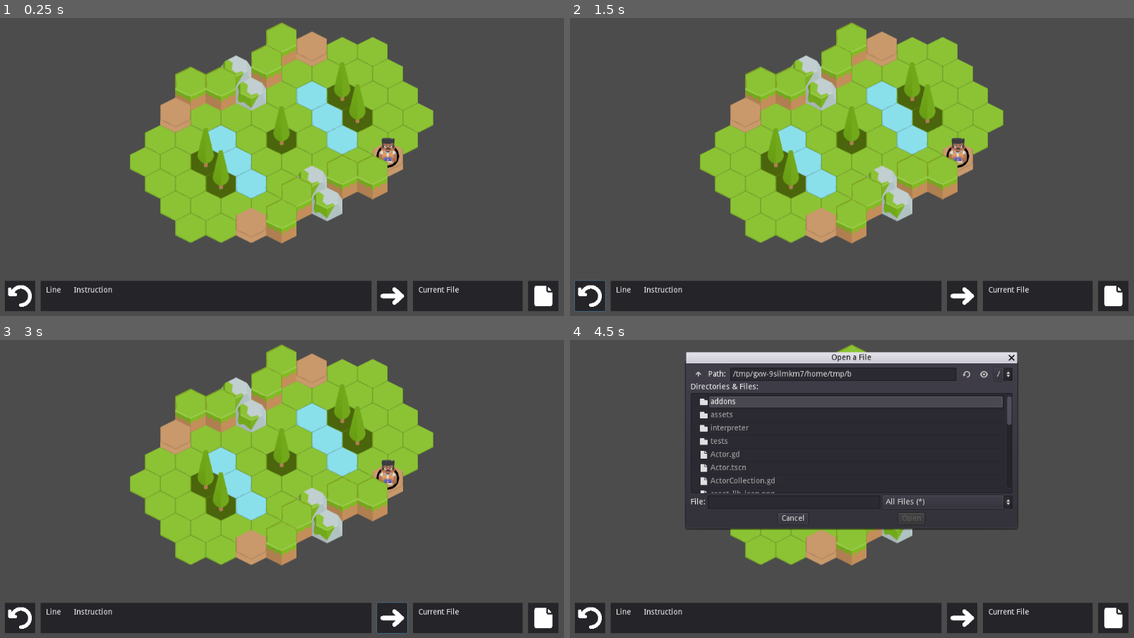
Above: before the commit, frames 1-4 (two rows, left to right).
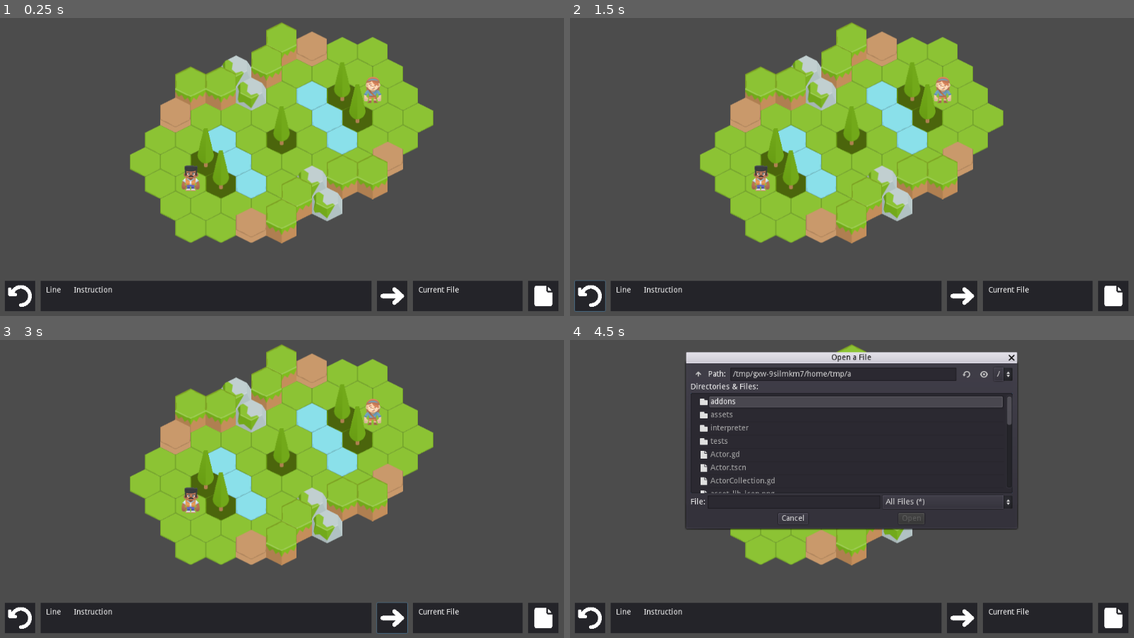
Above: after the commit, the same moments.

Repository: pitrak1/code-battle
Game: Godot game, scene res://Main.tscn
The game is run twice, just before and just after one commit, with the same random seed, the same clock (stepped at 60 frames per second) and the same inputs.
Inputs (mouse positions are in pixels of both pictures, inside the frame that each line leads up to):
- Up to frame 1 (0.25 s): no input
- Up to frame 2 (1.5 s): click (592, 295) at 0.5 s; click (592, 295) at 1.25 s
- Up to frame 3 (3 s): click (22, 617) at 2 s; click (394, 617) at 2.75 s
- Up to frame 4 (4.5 s): click (964, 617) at 3.5 s; click (1111, 617) at 4.25 s

The runs differ from the first frame. In frame 1, 0.7% of the frame differs, in the area x 32-71%, y 19-59%; in frame 2, 0.7%; in frame 3, 0.7%; in frame 4, less than 0.1%.

Commit message:
add more functions

Diff:
--- a/Actor.gd
+++ b/Actor.gd
@@ -8,13 +8,15 @@
 var __character_sprites
 
 var actor_name
-var __character_type
+var character_type
 var grid_position
+var is_enemy
 
-func setup(__actor_name, character_type, __grid_position):
+func setup(__actor_name, __character_type, __grid_position, __is_enemy):
 	actor_name = __actor_name
-	__character_type = character_type
+	character_type = __character_type
 	grid_position = __grid_position
+	is_enemy = __is_enemy
 
 	if not __character_sprites:
 		__character_sprites = {
--- a/ActorCollection.gd
+++ b/ActorCollection.gd
@@ -2,20 +2,42 @@
 
 var __actorScene = preload("res://Actor.tscn")
 
-func create_actor(actor_name, character_type, grid_position):
+func __actor_serializer(actor):
+	return {
+		'name': actor.actor_name,
+		'class': actor.character_type,
+		'grid_position': [actor.grid_position.x, actor.grid_position.y],
+		'is_enemy': actor.is_enemy
+	}
+
+func create_actor(actor_name, character_type, grid_position, is_enemy):
 	var __actor = __actorScene.instance()
-	__actor.setup(actor_name, character_type, grid_position)
+	__actor.setup(actor_name, character_type, grid_position, is_enemy)
 	actors.push_back(__actor)
 	return __actor
 
 func get_actor_by_name(actor_name):
 	for actor in actors:
 		if actor.actor_name == actor_name:
-			return actor
+			return __actor_serializer(actor)
 
 func get_actors():
-	var names = []
+	var all = []
 	for actor in actors:
-		names.push_back(actor.actor_name)
+		all.push_back(__actor_serializer(actor))
 
-	return names
+	return all
+
+func get_player_actors():
+	var player_actors = []
+	for actor in actors:
+		if not actor.is_enemy:
+			player_actors.push_back(__actor_serializer(actor))
+	return player_actors
+
+func get_enemy_actors():
+	var enemies = []
+	for actor in actors:
+		if actor.is_enemy:
+			enemies.push_back(__actor_serializer(actor))
+	return enemies
--- a/Consts.gd
+++ b/Consts.gd
@@ -65,7 +65,7 @@
 const WHITESPACE = ['\t', '\n', ' ']
 const DIGITS = ['0', '1', '2', '3', '4', '5', '6', '7', '8', '9']
 const LETTERS = ['a', 'b', 'c', 'd', 'e', 'f', 'g', 'h', 'i', 'j', 'k', 'l', 'm', 'n', 'o', 'p', 'q', 'r', 's', 't', 'u', 'v', 'w', 'x', 'y', 'z']
-const KEYWORDS = ['var', 'print', 'highlight', 'if', 'while', 'function', 'return', 'import', 'export', 'class', 'get_tile_info', 'get_actor_by_name', 'get_actor_by_grid_position', 'get_actors']
+const KEYWORDS = ['var', 'print', 'highlight', 'if', 'while', 'function', 'return', 'import', 'export', 'class', 'get_tile_info', 'get_actor_by_name', 'get_actor_by_grid_position', 'get_actors', 'get_player_actors', 'get_enemy_actors']
 const SEPARATORS = ['(', ')', '{', '}', ',', '[', ']', ':']
 const OPERATORS = ['==', '<', '>', '+', '*']
 const BOOLEANS = ['true', 'false']
--- a/Main.gd
+++ b/Main.gd
@@ -7,9 +7,10 @@
 	var world = worldScene.instance()
 	add_child(world)
 	world.setup(Consts.LEVEL_1)
-	world.create_and_place_actor("Paladin Boy", Consts.CHARACTERS.PALADIN, Vector2(3, 4))
-	world.move_actor("Paladin Boy", Vector2(5, 8))
-	world.highlight(Vector2(5, 8))
+	world.create_and_place_actor("Paladin Boy", Consts.CHARACTERS.PALADIN, Vector2(6, 2), false)
+	world.create_and_place_actor("Warrior Girl", Consts.CHARACTERS.WARRIOR, Vector2(2, 6), true)
+	# world.move_actor("Paladin Boy", Vector2(5, 8))
+	# world.highlight(Vector2(5, 8))
 
 	$UI.setup(self)
 
--- a/World.gd
+++ b/World.gd
@@ -37,8 +37,8 @@
 			start_position.y + Consts.TILE_ROW_HEIGHT * (i + 1)
 		)
 
-func create_and_place_actor(actor_name, character_type, grid_position):
-	var __actor = actors.create_actor(actor_name, character_type, grid_position)
+func create_and_place_actor(actor_name, character_type, grid_position, is_enemy):
+	var __actor = actors.create_actor(actor_name, character_type, grid_position, is_enemy)
 	tiles[grid_position.x][grid_position.y].set_actor(__actor)
 
 func move_actor(actor_name, grid_position):
@@ -57,10 +57,16 @@
 	return tiles[grid_position.x][grid_position.y].get_tile_info()
 
 func get_actor_by_grid_position(grid_position):
-	return tiles[grid_position.x][grid_position.y].get_actor().actor_name
+	return tiles[grid_position.x][grid_position.y].get_actor()
 
 func get_actor_by_name(actor_name):
-	return actors.get_actor_by_name(actor_name).actor_name
+	return actors.get_actor_by_name(actor_name)
 
 func get_actors():
 	return actors.get_actors()
+
+func get_player_actors():
+	return actors.get_player_actors()
+
+func get_enemy_actors():
+	return actors.get_enemy_actors()
--- a/interpreter/Interpreter.gd
+++ b/interpreter/Interpreter.gd
@@ -131,6 +131,10 @@
 		return world.get_actor_by_grid_position(Vector2(args[0], args[1]))
 	elif (function_name == 'get_actors'):
 		return world.get_actors()
+	elif (function_name == 'get_player_actors'):
+		return world.get_player_actors()
+	elif (function_name == 'get_enemy_actors'):
+		return world.get_enemy_actors()
 
 func __handle_if(instruction, scopes):
 	var expression = __interpret_instruction(instruction.expression, scopes)
--- a/interpreter/Runner.gd
+++ b/interpreter/Runner.gd
@@ -23,13 +23,13 @@
 	var results = __lexer.run(contents)
 	if results['status'] != 'success':
 		print("ERROR")
-	Utilities.print_lexer_results(results)
+	# Utilities.print_lexer_results(results)
 
 	var instructions = __parser.run(results['tokens'])
-	Utilities.print_parser_results(instructions)
+	# Utilities.print_parser_results(instructions)
 
 
 	var scopes = __interpreter.run(instructions)
-	scopes.print_scopes()
+	# scopes.print_scopes()
 
 	print('DONE')
--- a/interpreter/TokenSetParser.gd
+++ b/interpreter/TokenSetParser.gd
@@ -4,8 +4,6 @@
 func run(token_set):
 	var assignment_index = __get_assignment_operator_index(token_set)
 	var operation_index = __get_mathematical_operator_index(token_set)
-
-	print(token_set)
 
 	if assignment_index:
 		return __handle_assignment(token_set, assignment_index)
Not shown, changed: showcase.btl
